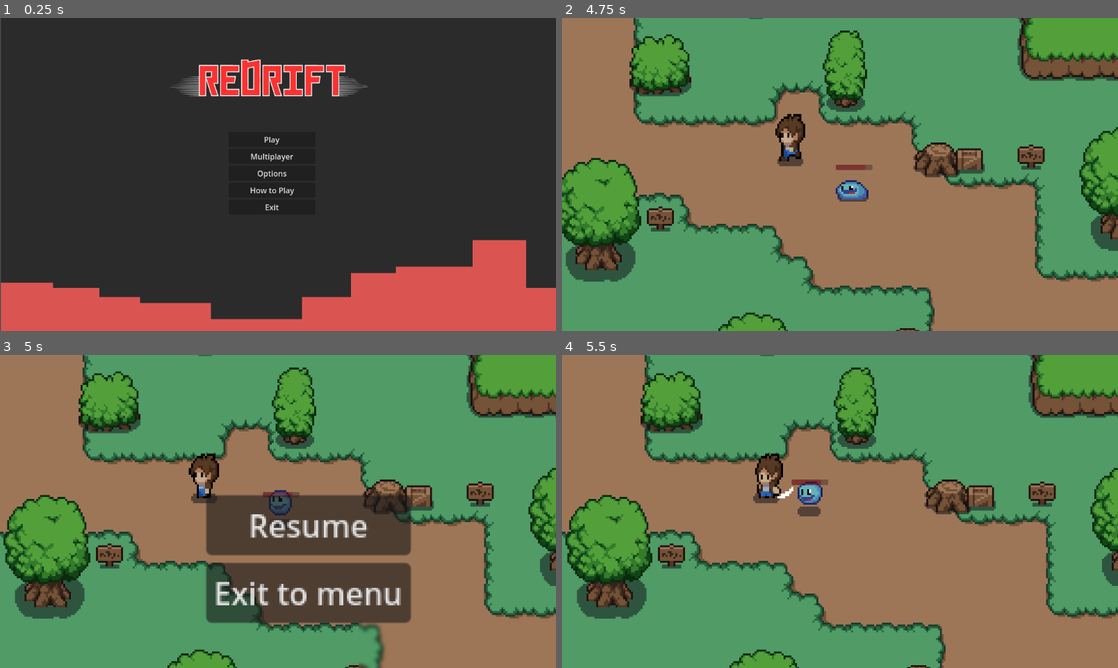
Above: before the commit, frames 1-4 (two rows, left to right).
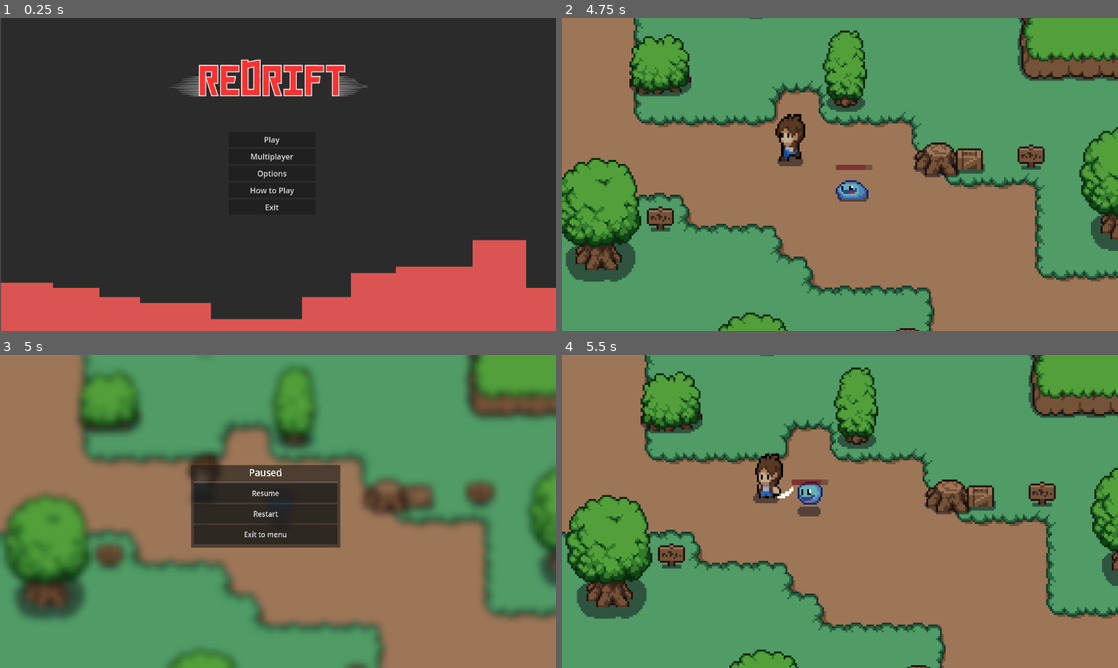
Above: after the commit, the same moments.

Repository: bigyanadk07/reDrift
Game: Godot game, scene res://scenes/menu.tscn
The game is run twice, just before and just after one commit, with the same random seed, the same clock (stepped at 60 frames per second) and the same inputs.
Inputs (mouse positions are in pixels of both pictures, inside the frame that each line leads up to):
- Up to frame 1 (0.25 s): no input
- Up to frame 2 (4.75 s): click "Play" at 0.5 s; move the mouse to (962, 158) at 1.27 s; hold D (move_right) 1.28-2.03 s; click (962, 158) at 1.35 s; move the mouse to (728, 190) at 2.02 s; hold S (move_down) 2.03-2.78 s; click (728, 190) at 2.1 s; move the mouse to (895, 105) at 2.77 s; hold D (move_right) 2.78-3.53 s; click (895, 105) at 2.85 s; move the mouse to (812, 237) at 3.52 s; hold W (move_up) 3.53-4.28 s; click (812, 237) at 3.6 s; move the mouse to (1006, 221) at 4.27 s; hold A (move_left) from 4.28 s (still down); click (1006, 221) at 4.35 s
- Up to frame 3 (5 s): keep holding A (move_left); tap Escape (Resume) at 4.9 s
- Up to frame 4 (5.5 s): release A (move_left) at 5 s; click "Resume" at 5 s

Frames 1-2 are identical in both runs. In frame 3, 27% of the frame differs, in the area x 0-100%, y 0-100%; in frame 4, nothing differs.

Commit message:
centered the pause menu
the pause menu was centered

Diff:
--- a/project.godot
+++ b/project.godot
@@ -11,7 +11,7 @@
 [application]
 
 config/name="reDrift"
-run/main_scene="res://Scenes/menu.tscn"
+run/main_scene="res://scenes/menu.tscn"
 config/features=PackedStringArray("4.2", "Forward Plus")
 
 [autoload]
--- /dev/null
+++ b/scenes/enemy1.tscn
@@ -0,0 +1,60 @@
+[gd_scene load_steps=6 format=3 uid="uid://cyiocthi2otge"]
+
+[ext_resource type="Texture2D" uid="uid://cc4ntxnfludnq" path="res://characters/skele.png" id="1_dke2u"]
+
+[sub_resource type="CapsuleShape2D" id="CapsuleShape2D_yr5ho"]
+radius = 2.99871
+height = 12.0
+
+[sub_resource type="Animation" id="Animation_es6oo"]
+length = 0.001
+
+[sub_resource type="Animation" id="Animation_vpskd"]
+resource_name = "Walk"
+loop_mode = 1
+tracks/0/type = "value"
+tracks/0/imported = false
+tracks/0/enabled = true
+tracks/0/path = NodePath("Sprite2D:hframes")
+tracks/0/interp = 1
+tracks/0/loop_wrap = true
+tracks/0/keys = {
+"times": PackedFloat32Array(),
+"transitions": PackedFloat32Array(),
+"update": 1,
+"values": []
+}
+
+[sub_resource type="AnimationLibrary" id="AnimationLibrary_s7d0e"]
+_data = {
+"RESET": SubResource("Animation_es6oo"),
+"Walk": SubResource("Animation_vpskd")
+}
+
+[node name="enemy" type="CharacterBody2D"]
+
+[node name="Sprite2D" type="Sprite2D" parent="."]
+position = Vector2(0, -8)
+scale = Vector2(1, 1.02163)
+texture = ExtResource("1_dke2u")
+hframes = 6
+vframes = 13
+frame = 3
+
+[node name="Hitbox" type="CollisionShape2D" parent="."]
+position = Vector2(0, 5)
+rotation = 1.57105
+shape = SubResource("CapsuleShape2D_yr5ho")
+
+[node name="AnimationPlayer" type="AnimationPlayer" parent="."]
+libraries = {
+"": SubResource("AnimationLibrary_s7d0e")
+}
+
+[node name="AnimationTree" type="AnimationTree" parent="."]
+
+[node name="AttackComponent" type="Node2D" parent="."]
+
+[node name="HitboxComponent" type="Area2D" parent="."]
+
+[node name="HealthComponent" type="Node2D" parent="."]
--- /dev/null
+++ b/scenes/pause_menu.tscn
@@ -0,0 +1,96 @@
+[gd_scene load_steps=6 format=3 uid="uid://doyp3ym75cw8s"]
+
+[ext_resource type="Script" path="res://scripts/pause_menu.gd" id="1_ol174"]
+[ext_resource type="Shader" path="res://shader/pause_menu.gdshader" id="2_v2v3u"]
+
+[sub_resource type="ShaderMaterial" id="ShaderMaterial_ga20b"]
+shader = ExtResource("2_v2v3u")
+shader_parameter/amount = 0.3
+
+[sub_resource type="ShaderMaterial" id="ShaderMaterial_bg3lh"]
+shader = ExtResource("2_v2v3u")
+shader_parameter/amount = 3.0
+
+[sub_resource type="LabelSettings" id="LabelSettings_truqb"]
+font_size = 32
+
+[node name="Pause Menu" type="Control"]
+z_index = 3
+material = SubResource("ShaderMaterial_ga20b")
+custom_minimum_size = Vector2(128, 64)
+layout_mode = 3
+anchors_preset = 15
+anchor_right = 1.0
+anchor_bottom = 1.0
+offset_left = 3.0
+offset_right = 3.0
+grow_horizontal = 2
+grow_vertical = 2
+rotation = -0.000391315
+scale = Vector2(0.605827, 0.667443)
+script = ExtResource("1_ol174")
+
+[node name="ColorRect" type="ColorRect" parent="."]
+material = SubResource("ShaderMaterial_bg3lh")
+layout_mode = 0
+offset_left = -1512.14
+offset_top = -878.369
+offset_right = -1472.14
+offset_bottom = -838.369
+scale = Vector2(95.2215, 74.7709)
+
+[node name="CenterContainer" type="CenterContainer" parent="."]
+layout_mode = 1
+anchors_preset = 15
+anchor_right = 1.0
+anchor_bottom = 1.0
+grow_horizontal = 2
+grow_vertical = 2
+scale = Vector2(0.998062, 1)
+
+[node name="PanelContainer" type="PanelContainer" parent="CenterContainer"]
+custom_minimum_size = Vector2(512, 256)
+layout_mode = 2
+
+[node name="MarginContainer" type="MarginContainer" parent="CenterContainer/PanelContainer"]
+layout_mode = 2
+theme_override_constants/margin_left = 10
+theme_override_constants/margin_right = 10
+theme_override_constants/margin_bottom = 10
+
+[node name="VBoxContainer" type="VBoxContainer" parent="CenterContainer/PanelContainer/MarginContainer"]
+layout_mode = 2
+
+[node name="Label" type="Label" parent="CenterContainer/PanelContainer/MarginContainer/VBoxContainer"]
+layout_mode = 2
+text = "Paused
+"
+label_settings = SubResource("LabelSettings_truqb")
+horizontal_alignment = 1
+vertical_alignment = 1
+
+[node name="HSeparator" type="HSeparator" parent="CenterContainer/PanelContainer/MarginContainer/VBoxContainer"]
+layout_mode = 2
+
+[node name="resume" type="Button" parent="CenterContainer/PanelContainer/MarginContainer/VBoxContainer"]
+layout_mode = 2
+size_flags_vertical = 3
+theme_override_font_sizes/font_size = 24
+text = "Resume"
+
+[node name="restart" type="Button" parent="CenterContainer/PanelContainer/MarginContainer/VBoxContainer"]
+layout_mode = 2
+size_flags_vertical = 3
+theme_override_font_sizes/font_size = 24
+text = "Restart"
+
+[node name="Exit" type="Button" parent="CenterContainer/PanelContainer/MarginContainer/VBoxContainer"]
+custom_minimum_size = Vector2(5, 5)
+layout_mode = 2
+size_flags_vertical = 3
+theme_override_font_sizes/font_size = 24
+text = "Exit to menu"
+
+[connection signal="pressed" from="CenterContainer/PanelContainer/MarginContainer/VBoxContainer/resume" to="." method="_on_resume_pressed"]
+[connection signal="pressed" from="CenterContainer/PanelContainer/MarginContainer/VBoxContainer/restart" to="." method="_on_restart_pressed"]
+[connection signal="pressed" from="CenterContainer/PanelContainer/MarginContainer/VBoxContainer/Exit" to="." method="_on_exit_pressed"]
--- /dev/null
+++ b/scenes/screen.tscn
@@ -0,0 +1,3 @@
+[gd_scene format=3 uid="uid://cjfwcvgv2o4r"]
+
+[node name="screen" type="Node2D"]
--- a/scenes/world.tscn
+++ b/scenes/world.tscn
@@ -9,7 +9,7 @@
 [ext_resource type="Texture2D" uid="uid://ctfhhr1mi85xx" path="res://tilesets/Assets_source.png" id="4_7q82x"]
 [ext_resource type="Texture2D" uid="uid://2nqjb3svll22" path="res://tilesets/OverworldTYpe/TX Tileset Grass.png" id="5_4gglj"]
 [ext_resource type="Texture2D" uid="uid://rxxp4q6s5nqn" path="res://tilesets/OverworldTYpe/TX Props.png" id="6_upege"]
-[ext_resource type="PackedScene" uid="uid://buo6ubi7u13qt" path="res://dump/pause_menu.tscn" id="10_6y27x"]
+[ext_resource type="PackedScene" uid="uid://doyp3ym75cw8s" path="res://scenes/pause_menu.tscn" id="10_10dhm"]
 
 [sub_resource type="TileSetAtlasSource" id="TileSetAtlasSource_x0glm"]
 texture = ExtResource("1_trh2y")
@@ -2281,14 +2281,6 @@
 [node name="enemy4" parent="." instance=ExtResource("1_k1vi2")]
 position = Vector2(256, 274)
 
-[node name="Pause Menu" parent="." instance=ExtResource("10_6y27x")]
-visible = false
-z_index = 5
-offset_left = 201.0
-offset_top = 128.0
-offset_right = 201.0
-offset_bottom = 128.0
-
 [node name="StaticBody2D" type="StaticBody2D" parent="."]
 
 [node name="CollisionPolygon2D" type="CollisionPolygon2D" parent="StaticBody2D"]
@@ -2300,5 +2292,19 @@
 position = Vector2(545, 372)
 shape = SubResource("RectangleShape2D_04iky")
 
+[node name="CanvasLayer" type="CanvasLayer" parent="."]
+
+[node name="Pause Menu" parent="CanvasLayer" instance=ExtResource("10_10dhm")]
+visible = false
+anchors_preset = 8
+anchor_left = 0.5
+anchor_top = 0.5
+anchor_right = 0.5
+anchor_bottom = 0.5
+offset_left = -64.0
+offset_top = -32.0
+offset_right = 64.0
+offset_bottom = 32.0
+
 [connection signal="body_entered" from="TransitiontoDungeon" to="." method="_on_transitionto_dungeon_body_entered"]
 [connection signal="body_exited" from="TransitiontoDungeon" to="." method="_on_transitionto_dungeon_body_exited"]
--- a/scripts/Menu.gd
+++ b/scripts/Menu.gd
@@ -1,4 +1,6 @@
 extends Control
+@onready var player = $"../player"
+
 
 func _on_play_pressed():
 	get_tree().change_scene_to_file("res://scenes/world.tscn")
--- /dev/null
+++ b/scripts/pause_menu.gd
@@ -0,0 +1,42 @@
+extends Control
+#
+
+@onready var world = $"../.."
+
+#func _ready():
+	#$AnimationPlayer.play("RESET")
+
+#func resume():
+	#get_tree().paused= false
+	#$AnimationPlayer.play_backwards("Pause_menu")
+#func pause():
+	#$AnimationPlayer.play("Pause_menu")
+
+#func testEsc():
+	#if Input.is_action_just_pressed('Resume')and !get_tree().paused:
+		#pause()
+	#elif Input.is_action_just_pressed("Resume")and get_tree().paused:
+		#resume()
+		#
+#func _on_exit_pressed():
+	#get_tree().change_scene_to_file("res://scenes/menu.tscn")
+#
+#
+#func _on_resume_pressed():
+	#resume()
+#
+#
+#
+func _on_restart_pressed():
+	get_tree().reload_current_scene()
+	world.pauseMenu()
+	#
+#func _process(delta):
+	#testEsc()
+
+
+func _on_resume_pressed():
+	world.pauseMenu()
+
+func _on_exit_pressed():
+	get_tree().change_scene_to_file("res://scenes/menu.tscn")
--- a/scripts/world.gd
+++ b/scripts/world.gd
@@ -1,15 +1,10 @@
 extends Node2D
+@onready var pause_menu = $"CanvasLayer/Pause Menu"
 
-@onready var pause_menu = $"Pause Menu"
-
-var paused =false
-
-func _ready():
-	pass
+var paused = false
 
 func _process(delta):
-	change_scene()
-	if Input.is_action_just_pressed("Resume"):
+	if Input.is_action_just_pressed('Resume'):
 		pauseMenu()
 
 func pauseMenu():
@@ -20,10 +15,6 @@
 		pause_menu.show()
 		Engine.time_scale=0
 	paused=!paused
-
-
-
-
 
 func _on_transitionto_dungeon_body_entered(body):
 	if body.has_method("player"):
Binary file added: characters/skele.png
Not shown, added: characters/skele.png.import
Not shown: 1 places in scenes/menu.tscn that only renumber resources
Not shown: 1 places in scenes/mini_dungeon.tscn that only renumber resources
Not shown: 1 places in scenes/pausemenu_demo.tscn that only renumber resources
